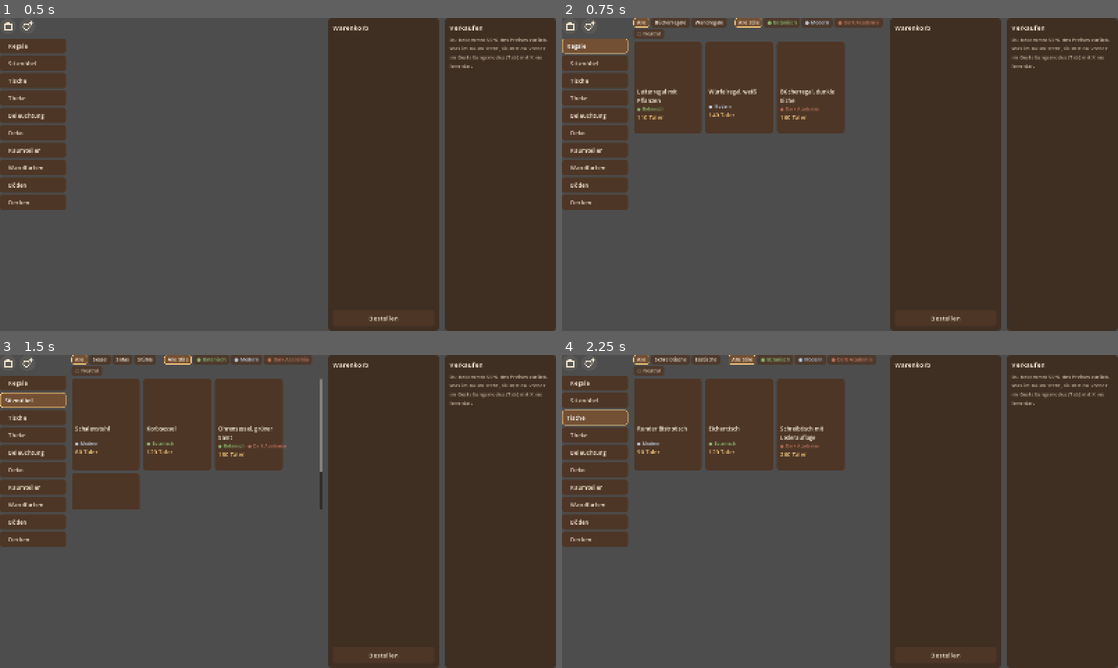
Above: before the commit, frames 1-4 (two rows, left to right).
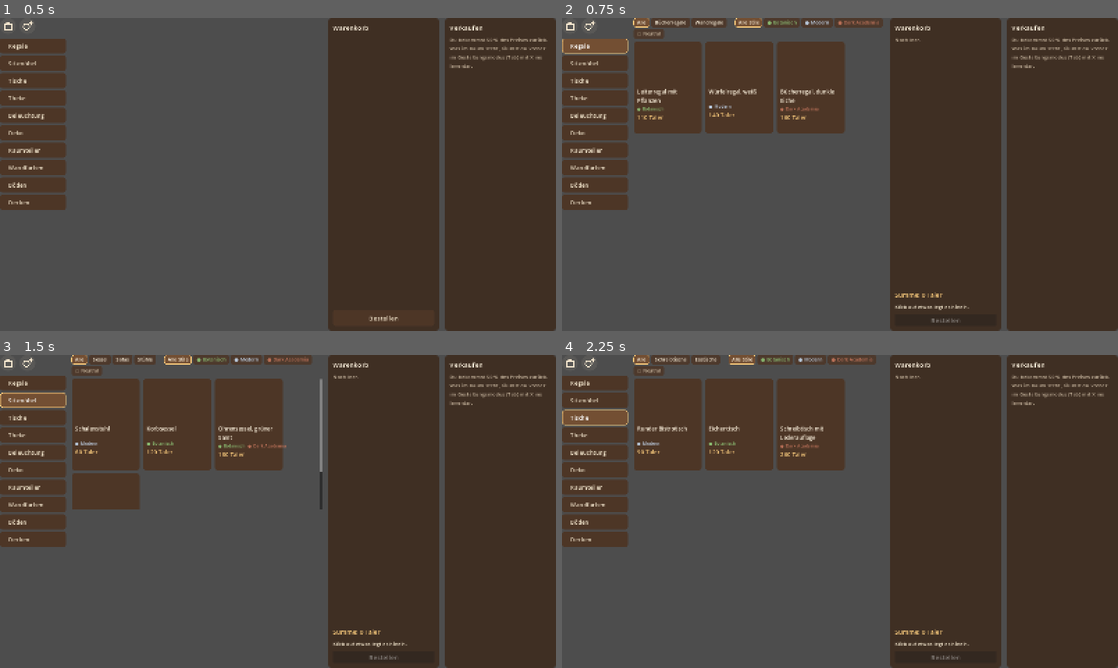
Above: after the commit, the same moments.

Repository: muschel99/Buecherei-Game
Game: Godot game, scene res://scenes/ui/tablet_apps/furnishing_app.tscn
Same seed, same stepped clock (60 frames per second), same inputs: the game is played once before the commit and once after it. This scene is started directly instead of the project's main scene.
Inputs:
- Up to frame 1 (0.5 s): no input
- Up to frame 2 (0.75 s): click "Regale" at 0.5 s
- Up to frame 3 (1.5 s): click "Sitzmöbel" at 1.25 s
- Up to frame 4 (2.25 s): click "Tische" at 2 s

Frame 1 is identical in both runs. In frame 2, 0.9% of the frame differs, in the area x 1-78%, y 6-99%; in frame 3, 0.9%; in frame 4, 0.9%.

Commit message:
Etappe 3g: Feinschliff nach Durchsicht
- Wackeln hängt am Knopf selbst und endet sauber, wenn der Knopf neu gebaut wird
- Kategorie und Filter in der Einrichtung bauen erst am Ende des Bilds neu auf
- Ausgewählte Kategorie: Text springt nicht mehr zur Seite
- Kaufen/Verkaufen: runder Stil auch, wenn die Maus über dem aktiven Symbol ist

Co-Authored-By: Claude Opus 5.5 <noreply@anthropic.com>
Claude-Session: https://claude.ai/code/session_019h7HXfFS3pVv47U8YJjpyf

Diff:
--- a/scripts/ui/counter_tablet.gd
+++ b/scripts/ui/counter_tablet.gd
@@ -43,7 +43,6 @@
 var _home_view: Control
 var _app_area: Control
 var _refresh_queued := false
-var _wobble_tweens: Dictionary = {}  # Control -> Tween
 
 
 func _ready() -> void:
@@ -179,14 +178,16 @@
 	for target: Control in [control, _carried_box]:
 		if target == null or not target.is_inside_tree():
 			continue
-		if _wobble_tweens.has(target) and (_wobble_tweens[target] as Tween).is_valid():
-			(_wobble_tweens[target] as Tween).kill()
+		var old: Tween = target.get_meta(&"wobble_tween", null)
+		if old and old.is_valid():
+			old.kill()
 		target.pivot_offset = target.size / 2.0
 		target.rotation = 0.0
-		var tween := create_tween()
+		# Am Knopf selbst angelegt: verschwindet der Knopf (Neuaufbau), endet auch das Wackeln
+		var tween := target.create_tween()
 		for angle in [0.12, -0.1, 0.07, -0.04, 0.0]:
 			tween.tween_property(target, "rotation", angle, 0.06)
-		_wobble_tweens[target] = tween
+		target.set_meta(&"wobble_tween", tween)
 	BookStock.show_hands_full()
 
 
--- a/scripts/ui/tablet_app.gd
+++ b/scripts/ui/tablet_app.gd
@@ -72,7 +72,11 @@
 	var selected := TabletFrame.make_panel_style(Color(0.45, 0.31, 0.2, 1.0), 8, 8.0)
 	selected.border_color = TabletFrame.KEY_COLOR
 	selected.set_border_width_all(2)
-	selected.content_margin_left = 14
+	# Gleiche Innenabstände wie im Theme, damit der Text beim Auswählen nicht springt
+	selected.content_margin_left = 24
+	selected.content_margin_right = 24
+	selected.content_margin_top = 10
+	selected.content_margin_bottom = 10
 	button.add_theme_stylebox_override("pressed", selected)
 	button.add_theme_stylebox_override("hover_pressed", selected)
 	button.pressed.connect(action)
--- a/scripts/ui/tablet_apps/furnishing_app.gd
+++ b/scripts/ui/tablet_apps/furnishing_app.gd
@@ -110,12 +110,16 @@
 
 func _on_category_pressed(index: int) -> void:
 	_item_scroll.scroll_vertical = 0
-	show_category(index)
-
-
+	_current_category = index
+	for i in _category_buttons.size():
+		_category_buttons[i].set_pressed_no_signal(i == index)
+	request_refresh()
+
+
+## Der Filter-Knopf wird beim Neuaufbau ersetzt – darum erst am Ende des Bilds.
 func _on_filter_changed() -> void:
 	_item_scroll.scroll_vertical = 0
-	show_category(_current_category)
+	request_refresh()
 
 
 # --- Verkaufen ---
--- a/scripts/ui/tablet_icon_button.gd
+++ b/scripts/ui/tablet_icon_button.gd
@@ -49,7 +49,7 @@
 	if tooltip_text.is_empty():
 		tooltip_text = DEFAULT_TIPS.get(icon_kind, "")
 	var radius := int(custom_minimum_size.x / 2.0)
-	for state in ["normal", "hover", "pressed", "disabled", "focus"]:
+	for state in ["normal", "hover", "pressed", "hover_pressed", "disabled", "focus"]:
 		var box := StyleBoxFlat.new()
 		box.set_corner_radius_all(radius)
 		box.anti_aliasing = true
@@ -58,7 +58,7 @@
 				box.bg_color = Color(1.0, 0.95, 0.85, 0.07)
 			"hover":
 				box.bg_color = Color(1.0, 0.95, 0.85, 0.16)
-			"pressed":
+			"pressed", "hover_pressed":
 				box.bg_color = Color(1.0, 0.85, 0.6, 0.24)
 			"disabled":
 				box.bg_color = Color(1.0, 0.95, 0.85, 0.03)
